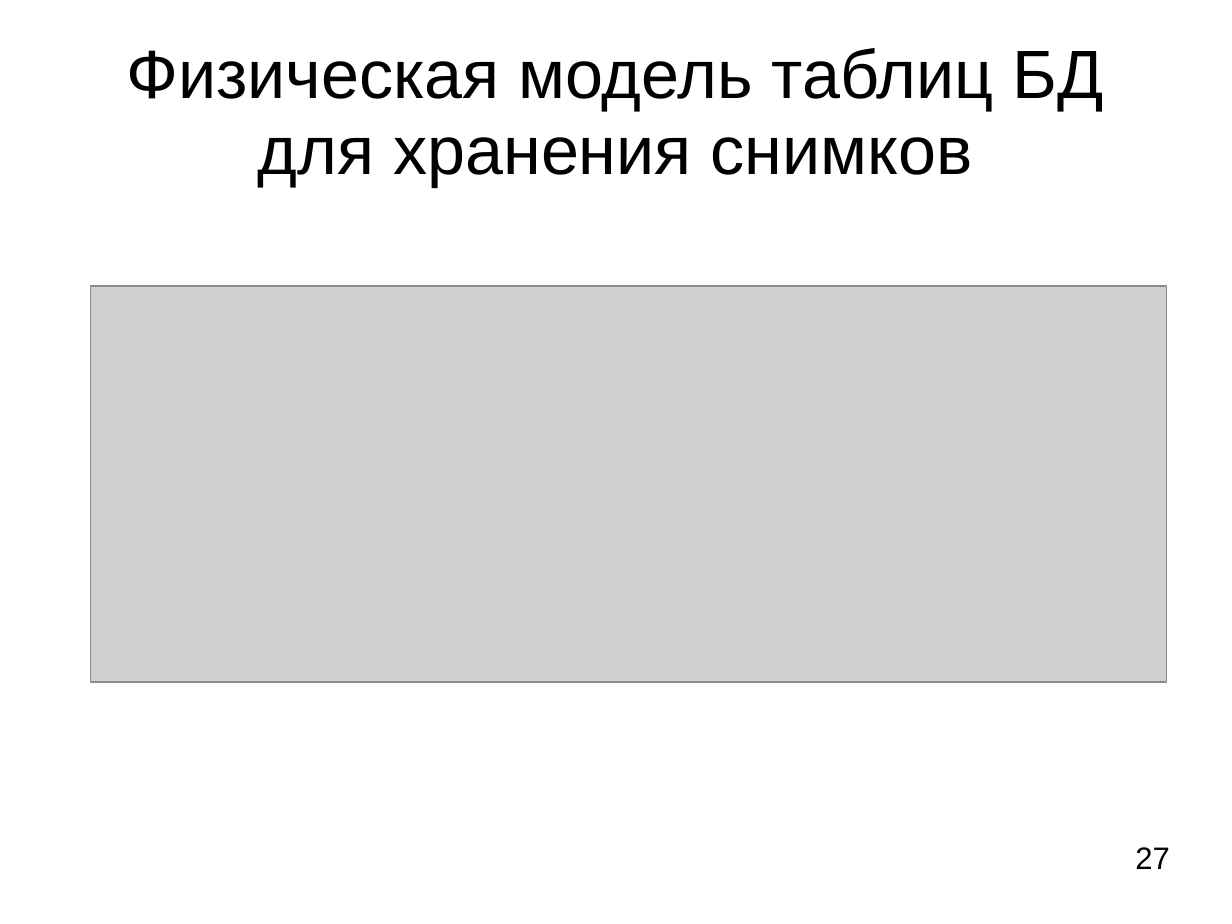
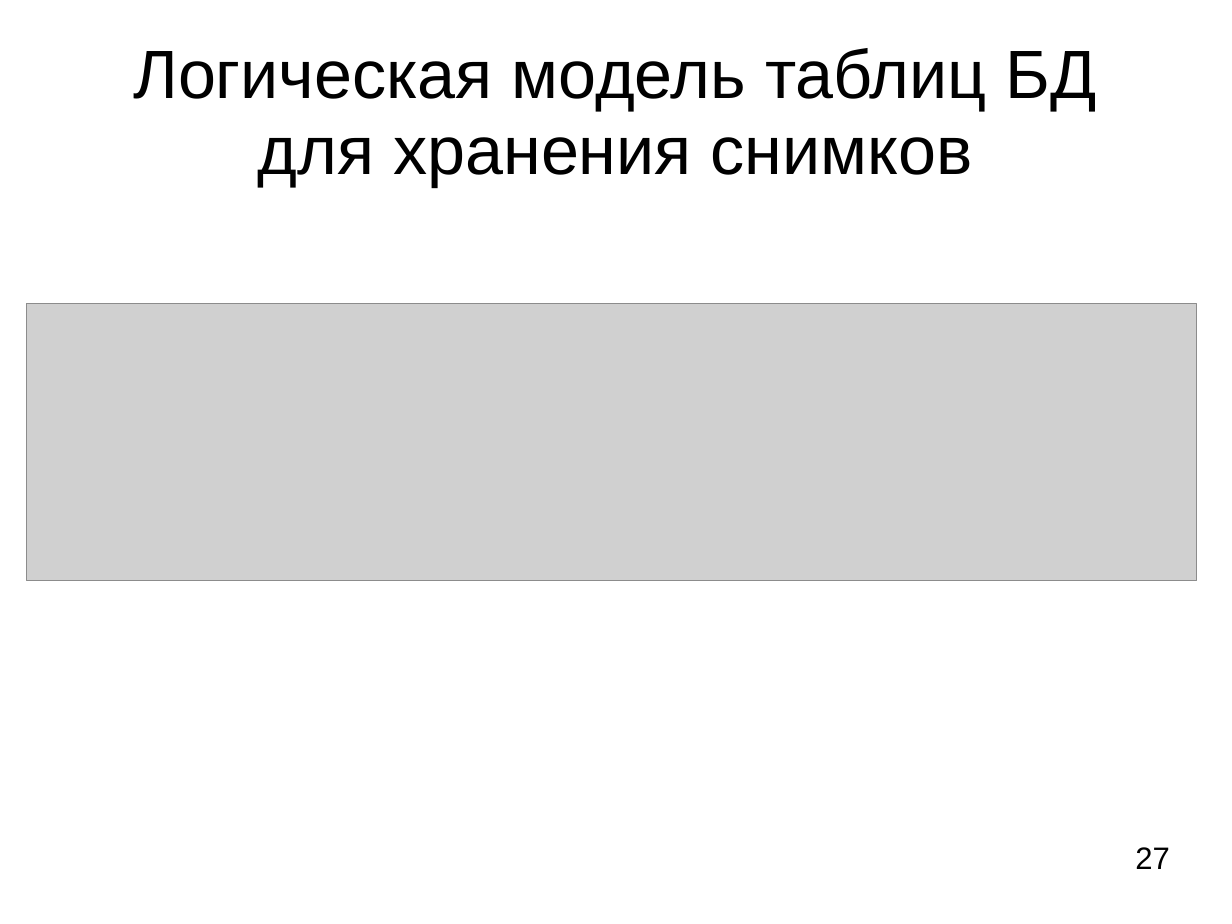
Before and after one commit to LilyTs/Diplom, a slide deck: slide 27 of Цаплина_(Дипломная).ppt. Drawn at 1232x924 pixels with LibreOffice and Linux fonts; fonts in the diff are those of the drawing; grey boxes stand for pictures. Boxes give left, top, right and bottom in pixels: in the first picture for what was removed or moved away, otherwise in the second. Text is boxed around its words. In the diff, an @@ line names an element or a change of style, - is before the commit and + after.

Commit message:
правки презентации, правки интервала подписей к картинкам в копии, замена физической модели на ервиновскую, добавлена логическая

```diff
--- a/Цаплина_(Дипломная).ppt
+++ b/Цаплина_(Дипломная).ppt
@@ title at bbox=[133, 48, 1096, 187]: text changed @@
-Физическая модель таблиц БД для хранения снимков
+Логическая модель таблиц БД
+для хранения снимков
@@ picture: place and size @@
-picture at bbox=[91, 286, 1167, 682]
+picture at bbox=[27, 304, 1197, 581]
```
Also in this commit, not shown: 9 other slides changed, 1 slide added, 3 other files.
